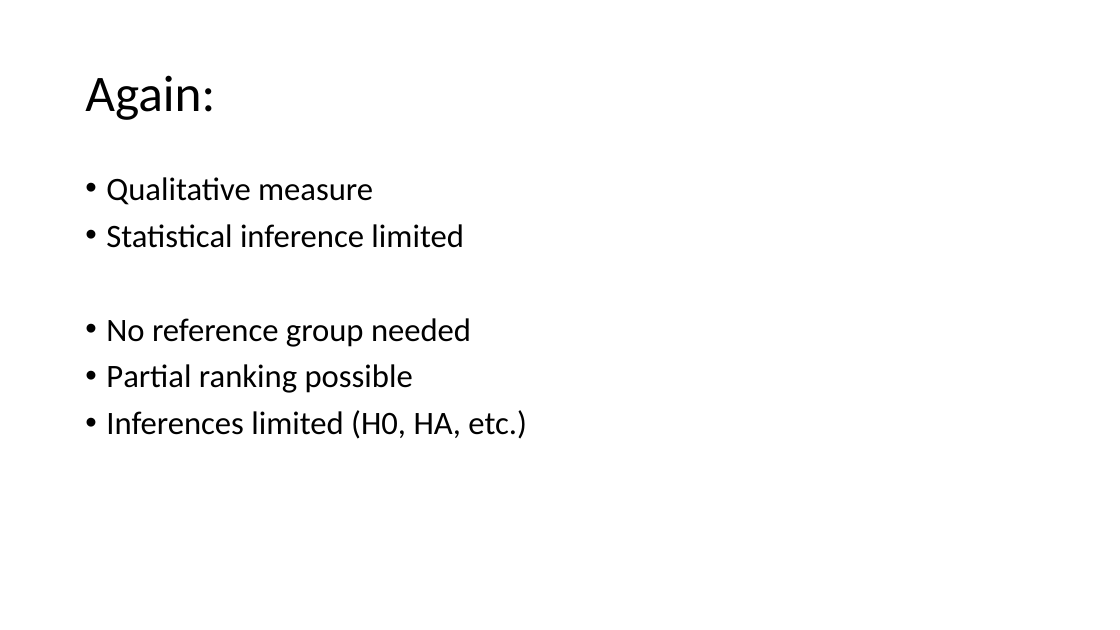
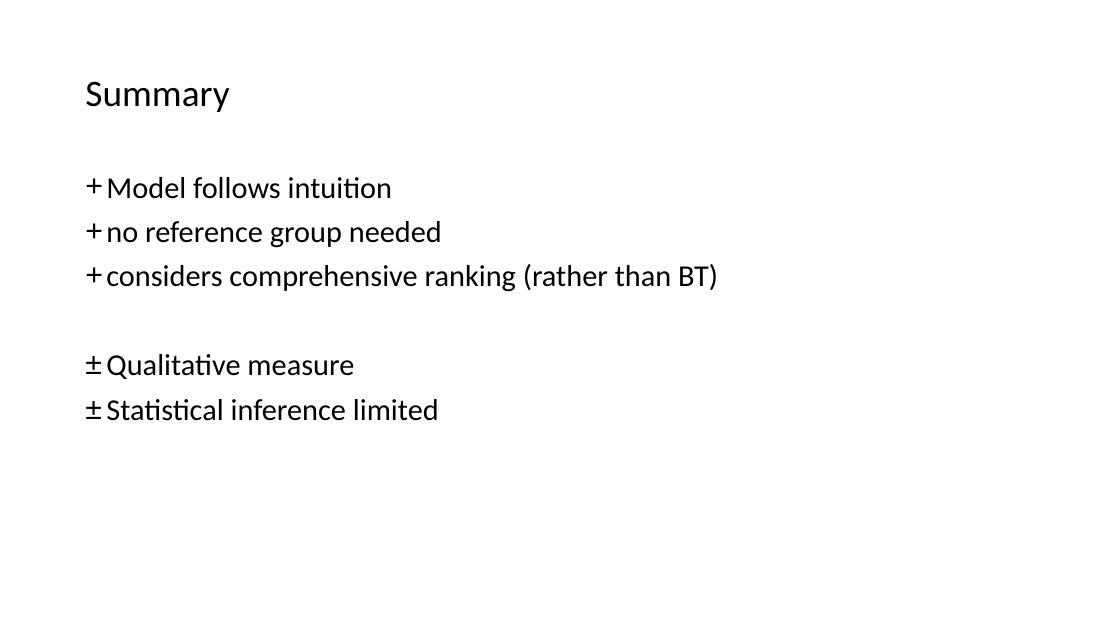
Before and after one commit to chris-kreitzer/Tropism-Timing, a slide deck: slide 14 of Tropism_Timing.pptx. Drawn at 1120x630 pixels with LibreOffice and Linux fonts; fonts in the diff are those of the drawing. Boxes give left, top, right and bottom in pixels: in the first picture for what was removed or moved away, otherwise in the second. Text is boxed around its words. In the diff, an @@ line names an element or a change of style, - is before the commit and + after.

```diff
--- a/Tropism_Timing.pptx
+++ b/Tropism_Timing.pptx
@@ title at (85, 81, 229, 112): text changed; size 44 to 32 pt @@
-Again:
+Summary
@@ text at (106, 177, 718, 292): paragraphs added @@
++ Model follows intuition
++ no reference group needed
++ considers comprehensive ranking (rather than BT)
@@ text at (106, 318, 527, 439): paragraphs removed @@
-• No reference group needed
-• Partial ranking possible
-• Inferences limited (H0, HA, etc.)
@@ text at (106, 354, 439, 421): size 28 to 26 pt in "Qualitative measure", "Statistical inference limited"; bullet • to ± @@
```
Also in this commit, not shown: 8 other slides changed, 5 slides added, 3 slides removed.
